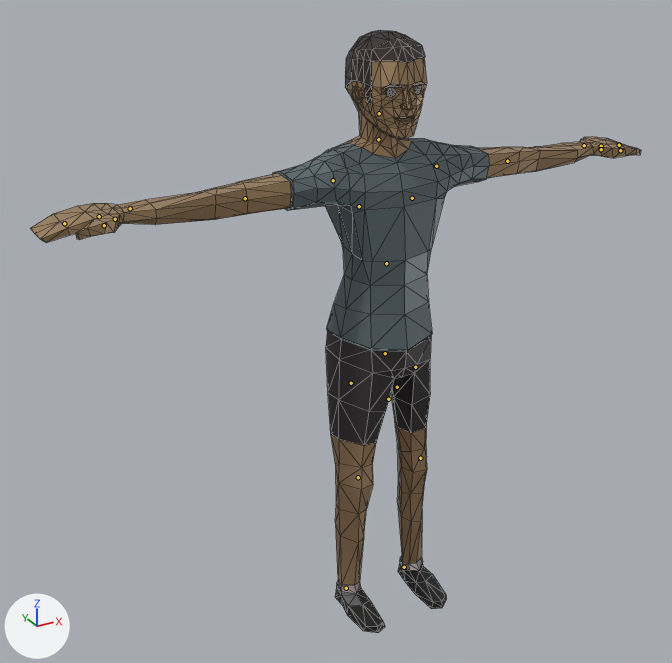
Before and after pictures for a commit that changed the glTF model src/assets/models/man.glb.
One viewpoint serves both versions: a 50 mm camera at (-3.78, -3.07, -87.95) aimed at (-0.45, 2.99, -90.98). The axes (+X, +Y, +Z) are drawn at lower left. The lights are the same throughout. The first picture is the older version. The bones that change, and the others that lie on the model, are drawn over the model as lines. Mesh edges are drawn as thin lines.

Names of what the first picture shows: 'BaseHuman'.
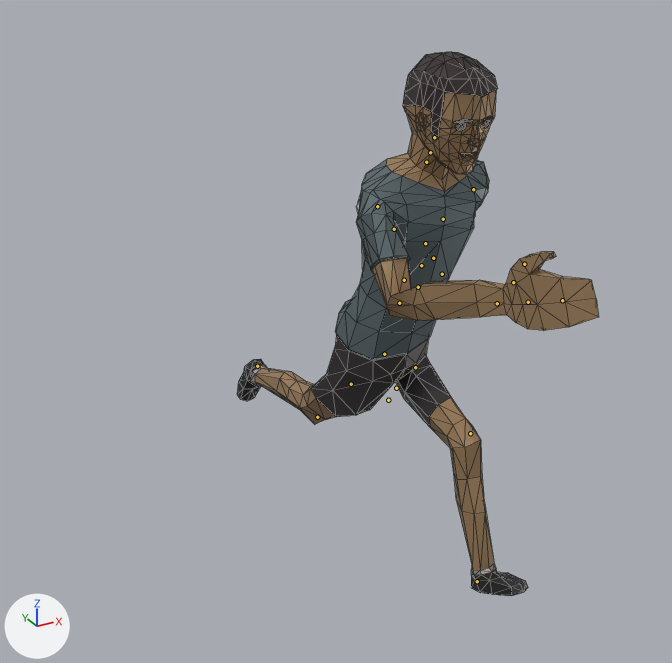
The newer file adds an action. The first version stands in its rest pose; the second is drawn at frame 10 of the action 'Run'.

What changed in the scene script:
```text
Change bone_foot_l:
    where bone_foot_l = bpy.data.objects['HumanArmature'].pose.bones['Foot.L']  # child of 'Bone'
    bone_foot_l.location: (0.0, 0.0, 0.0) -> (0.0, 0.01048, 0.00617)
    bone_foot_l.rotation_quaternion: (1.0, 0.0, 0.0, 0.0) -> (0.963, 0.27, 0.0, 0.0)  # degrees (0, 0, 0) -> degrees (31, 0, 0)
Change bone_abdomen:
    where bone_abdomen = bpy.data.objects['HumanArmature'].pose.bones['Abdomen']  # child of 'Hips'
    bone_abdomen.rotation_quaternion: (1.0, 0.0, 0.0, 0.0) -> (0.986, 0.169, 0.0, 0.0)  # degrees (0, 0, 0) -> degrees (19, 0, 0)
Change bone_torso:
    where bone_torso = bpy.data.objects['HumanArmature'].pose.bones['Torso']  # child of 'Abdomen'
    bone_torso.rotation_quaternion: (1.0, 0.0, 0.0, 0.0) -> (0.998, 0.0, 0.06, -0.027)  # degrees (0, 0, 0) -> degrees (0, 7, -3)
Change bone_head:
    where bone_head = bpy.data.objects['HumanArmature'].pose.bones['Head']  # child of 'Neck'
    bone_head.rotation_quaternion: (1.0, 0.0, 0.0, 0.0) -> (0.997, -0.076, 0.0, 0.0)  # degrees (0, 0, 0) -> degrees (-9, 0, 0)
Change bone_upperarm_l:
    where bone_upperarm_l = bpy.data.objects['HumanArmature'].pose.bones['UpperArm.L']  # child of 'Shoulder.L'
    bone_upperarm_l.rotation_quaternion: (1.0, 0.0, 0.0, 0.0) -> (-0.514, 0.476, -0.635, -0.327)  # degrees (0, 0, 0) -> degrees (16, 106, 86)
Change bone_lowerarm_l:
    where bone_lowerarm_l = bpy.data.objects['HumanArmature'].pose.bones['LowerArm.L']  # child of 'UpperArm.L'
    bone_lowerarm_l.rotation_quaternion: (1.0, 0.0, 0.0, 0.0) -> (0.67, 0.065, -0.329, -0.662)  # degrees (0, 0, 0) -> degrees (34, -21, -96)
Change bone_upperarm_r:
    where bone_upperarm_r = bpy.data.objects['HumanArmature'].pose.bones['UpperArm.R']  # child of 'Shoulder.R'
    bone_upperarm_r.rotation_quaternion: (1.0, 0.0, 0.0, 0.0) -> (0.62, -0.67, 0.37, 0.171)  # degrees (0, 0, 0) -> degrees (-104, 44, -23)
Change bone_lowerarm_r:
    where bone_lowerarm_r = bpy.data.objects['HumanArmature'].pose.bones['LowerArm.R']  # child of 'UpperArm.R'
    bone_lowerarm_r.rotation_quaternion: (1.0, 0.0, 0.0, 0.0) -> (0.781, -0.285, -0.052, 0.554)  # degrees (0, 0, 0) -> degrees (-31, 14, 67)
Change bone_upperleg_l:
    where bone_upperleg_l = bpy.data.objects['HumanArmature'].pose.bones['UpperLeg.L']  # child of 'Body'
    bone_upperleg_l.rotation_quaternion: (1.0, 0.0, 0.0, 0.0) -> (0.842, -0.54, 0.005, 0.0)  # degrees (0, 0, 0) -> degrees (-65, 0, 0)
Change bone_lowerleg_l:
    where bone_lowerleg_l = bpy.data.objects['HumanArmature'].pose.bones['LowerLeg.L']  # child of 'UpperLeg.L'
    bone_lowerleg_l.rotation_quaternion: (1.0, 0.0, 0.0, 0.0) -> (0.914, 0.405, 0.0, 0.0)  # degrees (0, 0, 0) -> degrees (48, 0, 0)
Change bone_upperleg_r:
    where bone_upperleg_r = bpy.data.objects['HumanArmature'].pose.bones['UpperLeg.R']  # child of 'Body'
    bone_upperleg_r.rotation_quaternion: (1.0, 0.0, 0.0, 0.0) -> (0.893, 0.451, 0.001, 0.0)  # degrees (0, 0, 0) -> degrees (54, 0, 0)
Change bone_lowerleg_r:
    where bone_lowerleg_r = bpy.data.objects['HumanArmature'].pose.bones['LowerLeg.R']  # child of 'UpperLeg.R'
    bone_lowerleg_r.rotation_quaternion: (1.0, 0.0, 0.0, 0.0) -> (0.975, 0.223, 0.0, 0.0)  # degrees (0, 0, 0) -> degrees (26, 0, 0)
Change bone_foot_r:
    where bone_foot_r = bpy.data.objects['HumanArmature'].pose.bones['Foot.R']  # child of 'Bone'
    bone_foot_r.location: (0.0, 0.0, 0.0) -> (0.0, -0.01861, 0.01397)
    bone_foot_r.rotation_quaternion: (1.0, 0.0, 0.0, 0.0) -> (0.516, -0.856, 0.0, 0.0)  # degrees (0, 0, 0) -> degrees (-118, 0, 0)
```

Pixel boxes [x1, y1, x2, y2] of what changed, in the pictures (672 x 663 px):
'BaseHuman', posed (41% narrower, 10% shorter)
    before: [31, 30, 641, 633]
    after: [237, 52, 599, 596]
bone 'Foot.L', root to tip
    before: (404, 567) to (405, 568)
    after: (477, 581) to (478, 581)
bone 'Abdomen', root to tip
    before: (385, 353) to (385, 352)
    after: (384, 354) to (385, 353)
bone 'Torso', root to tip
    before: (386, 263) to (386, 263)
    after: (404, 280) to (404, 279)
bone 'Head', root to tip
    before: (379, 113) to (379, 112)
    after: (434, 137) to (434, 136)
bone 'UpperArm.L', root to tip
    before: (436, 166) to (437, 166)
    after: (473, 189) to (473, 189)
bone 'LowerArm.L', root to tip
    before: (507, 161) to (508, 161)
    after: (430, 152) to (430, 153)
bone 'UpperArm.R', root to tip
    before: (333, 180) to (332, 180)
    after: (377, 206) to (378, 207)
bone 'LowerArm.R', root to tip
    before: (245, 198) to (244, 198)
    after: (399, 303) to (400, 303)
bone 'UpperLeg.L', root to tip
    before: (415, 367) to (415, 367)
    after: (415, 367) to (416, 368)
bone 'LowerLeg.L', root to tip
    before: (420, 458) to (420, 459)
    after: (470, 433) to (470, 434)
bone 'UpperLeg.R', root to tip
    before: (351, 383) to (351, 384)
    after: (351, 384) to (350, 384)
bone 'LowerLeg.R', root to tip
    before: (358, 477) to (358, 478)
    after: (317, 417) to (317, 416)
bone 'Foot.R', root to tip
    before: (346, 588) to (347, 589)
    after: (257, 366) to (257, 367)
